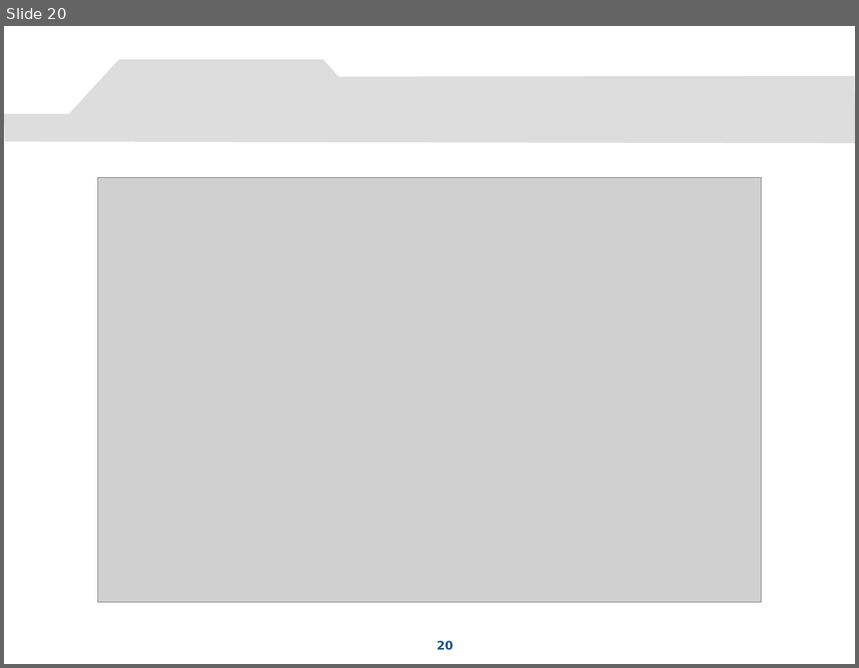
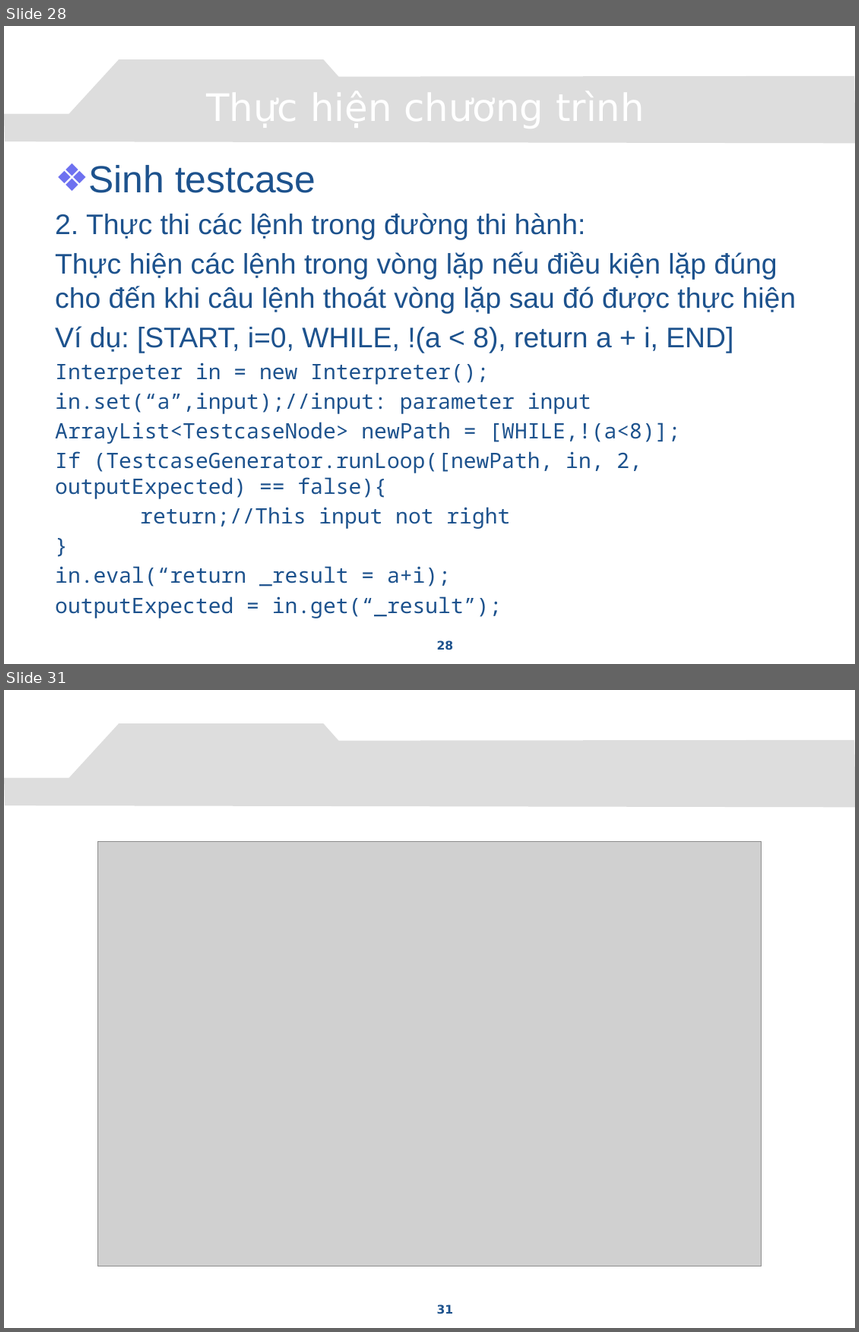
Before and after one commit to congcuong-cse/autotesting-lvtn, a slide deck: Document/Presentation.pptx. Shown one above the other, each under a label of ours: slide 20 before the commit, slides 28 and 31 after it; the slides between them are not shown. The pictures are 859x668 and 859x1332 pixels, drawn with LibreOffice and Linux fonts; fonts in the diff are those of the drawing; grey boxes stand for pictures; background and template pictures are left out. Boxes give left, top, right and bottom in pixels: in the first picture for what was removed or moved away, otherwise in the second. Text is boxed around its words. In the diff, an @@ line names an element or a change of style, - is before the commit and + after.

```diff
--- a/Document/Presentation.pptx
+++ b/Document/Presentation.pptx
@@ slide 28 added at bbox=[4, 26, 855, 664], background picture (left out); not listed: 1 template element that a slide beside it also shows @@
@@ title added at bbox=[61, 80, 791, 132], 32 pt, text #FFFFFF @@
+Thực hiện chương trình
@@ text added at bbox=[55, 165, 797, 619], 18 pt, text #1D528D @@
+❖ Sinh testcase
+2. Thực thi các lệnh trong đường thi hành:
+Thực hiện các lệnh trong vòng lặp nếu điều kiện lặp đúng cho đến khi câu lệnh thoát vòng lặp sau đó được thực hiện
+Ví dụ: [START, i=0, WHILE, !(a < 8), return a + i, END]
+Interpeter in = new Interpreter();
+in.set(“a”,input);//input: parameter input
+ArrayList<TestcaseNode> newPath = [WHILE,!(a<8)];
+If (TestcaseGenerator.runLoop([newPath, in, 2, outputExpected) == false){
+return;//This input not right
+}
+in.eval(“return _result = a+i);
+outputExpected = in.get(“_result”);
@@ page number added at bbox=[437, 641, 454, 651], 10 pt, text #1D528D, bold @@
+28
@@ what was slide 20 is now slide 31 @@
@@ page number at bbox=[437, 1305, 454, 1315]: text changed @@
-20
+31
```
Also in this commit, not shown: 12 slides changed, 10 other slides added.
